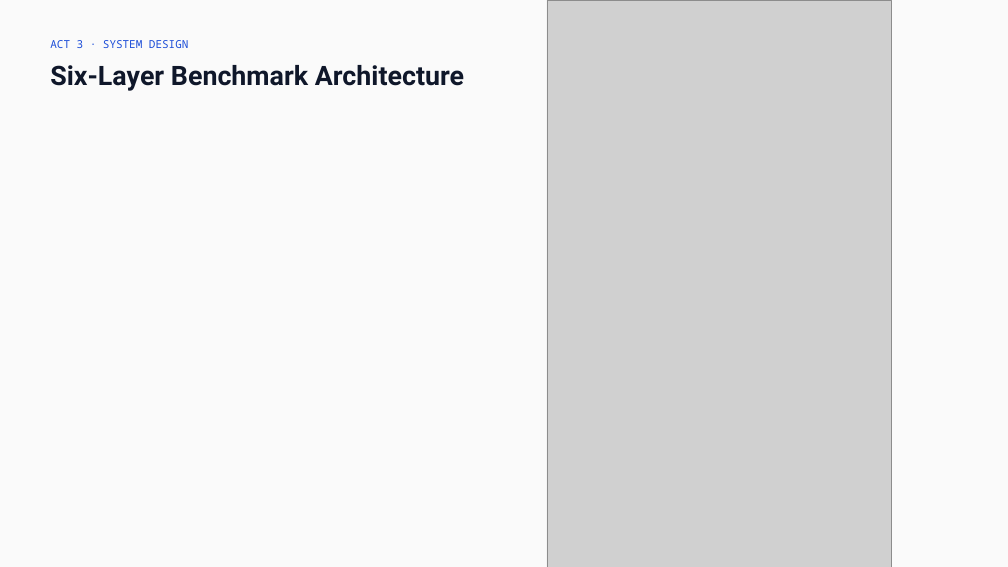
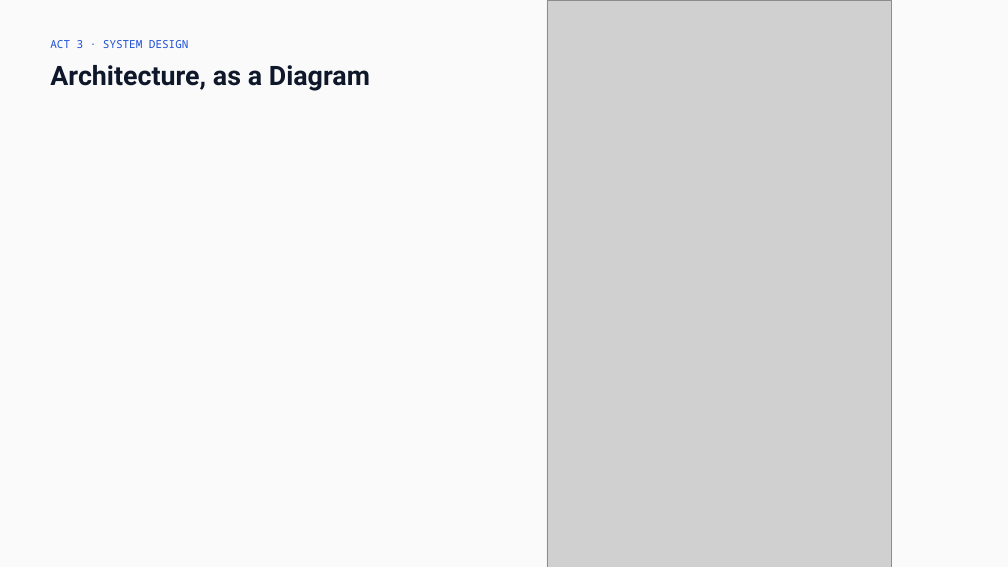
Before and after one commit to mridulpant2010/llm_serving, a slide deck: slide 7 of docs/Final_Presentation.pptx. Drawn at 1008x567 pixels with LibreOffice and Linux fonts; fonts in the diff are those of the drawing; grey boxes stand for pictures. Boxes give left, top, right and bottom in pixels: in the first picture for what was removed or moved away, otherwise in the second. Text is boxed around its words. In the diff, an @@ line names an element or a change of style, - is before the commit and + after.

```diff
--- a/docs/Final_Presentation.pptx
+++ b/docs/Final_Presentation.pptx
@@ text at (50,65,370,91): text changed @@
-Six-Layer Benchmark Architecture
+Architecture, as a Diagram
```
Also in this commit, not shown: 11 other slides changed, 34 other files.
